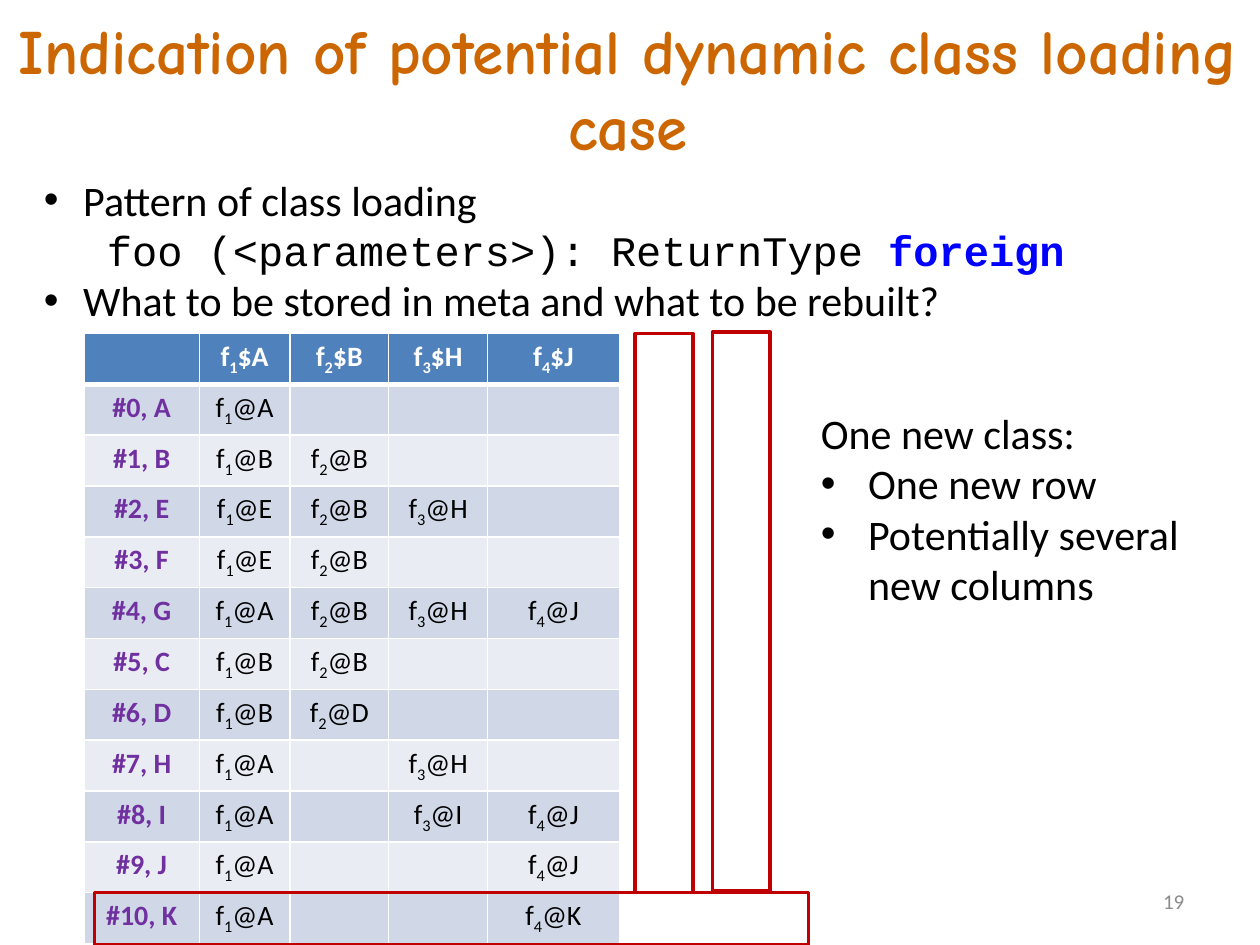
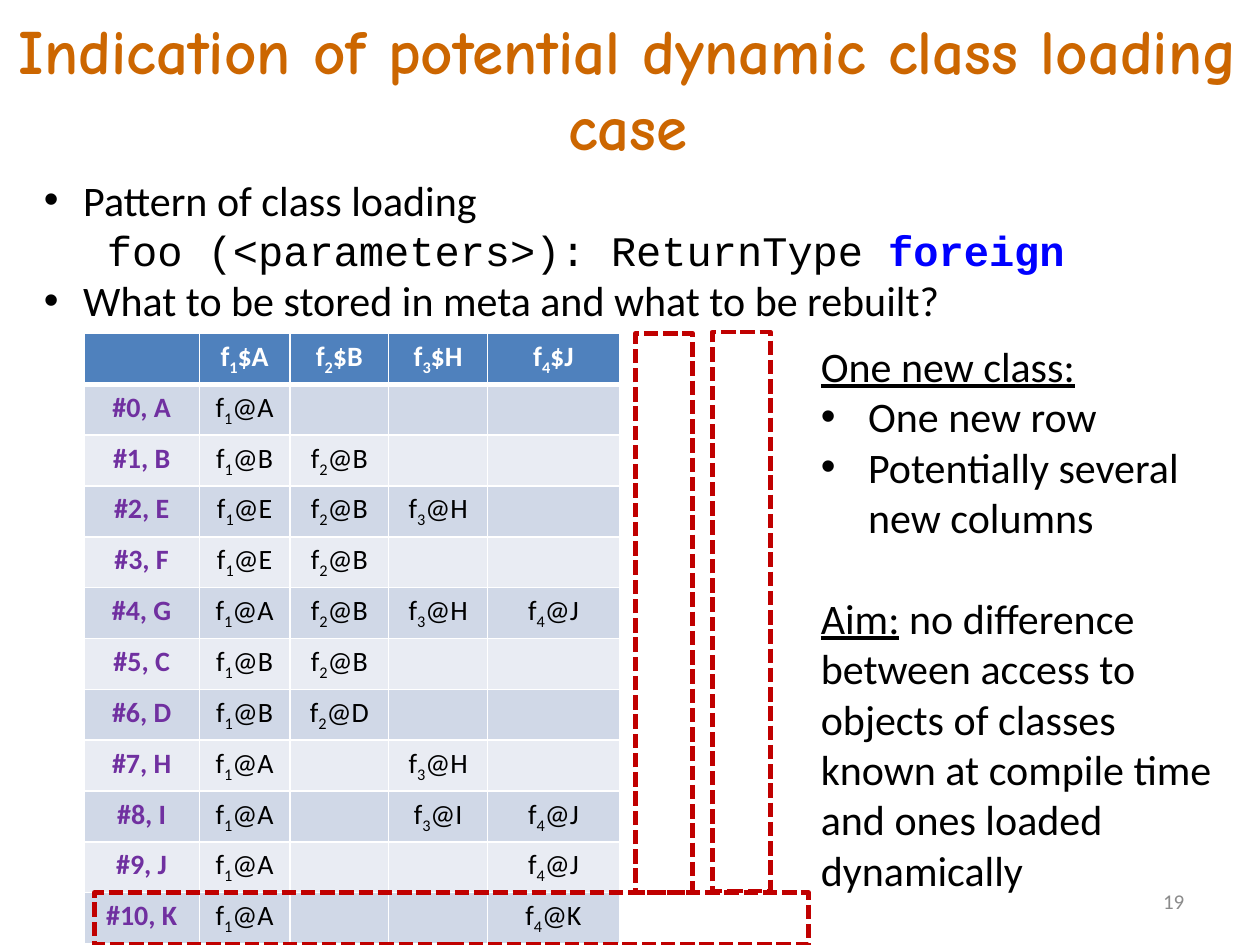
Before and after one commit to akanatov/SLang-, a slide deck: slide 19 of Docs/Incidence matrix and OOP.pptx. Drawn at 1260x945 pixels with LibreOffice and Linux fonts; fonts in the diff are those of the drawing. Boxes give left, top, right and bottom in pixels: in the first picture for what was removed or moved away, otherwise in the second. Text is boxed around its words. In the diff, an @@ line names an element or a change of style, - is before the commit and + after.

```diff
--- a/Docs/Incidence matrix and OOP.pptx
+++ b/Docs/Incidence matrix and OOP.pptx
@@ outline #C00000 2 pt to #C00000 2.75 pt dashed in 3 elements at [94,892,809,945], [712,331,770,891], [635,334,693,893] @@
@@ text "One new class:": place and size @@
-text "One new class:" at [821,419,1179,601]
+text "One new class:" at [821,352,1212,893]
@@ text at [821,352,1075,388]: underline on in "One new class:" @@
@@ text at [821,604,1212,893]: paragraph added @@
+Aim: no difference between access to objects of classes known at compile time and ones loaded dynamically
```
Also in this commit, not shown: 6 other slides changed.
